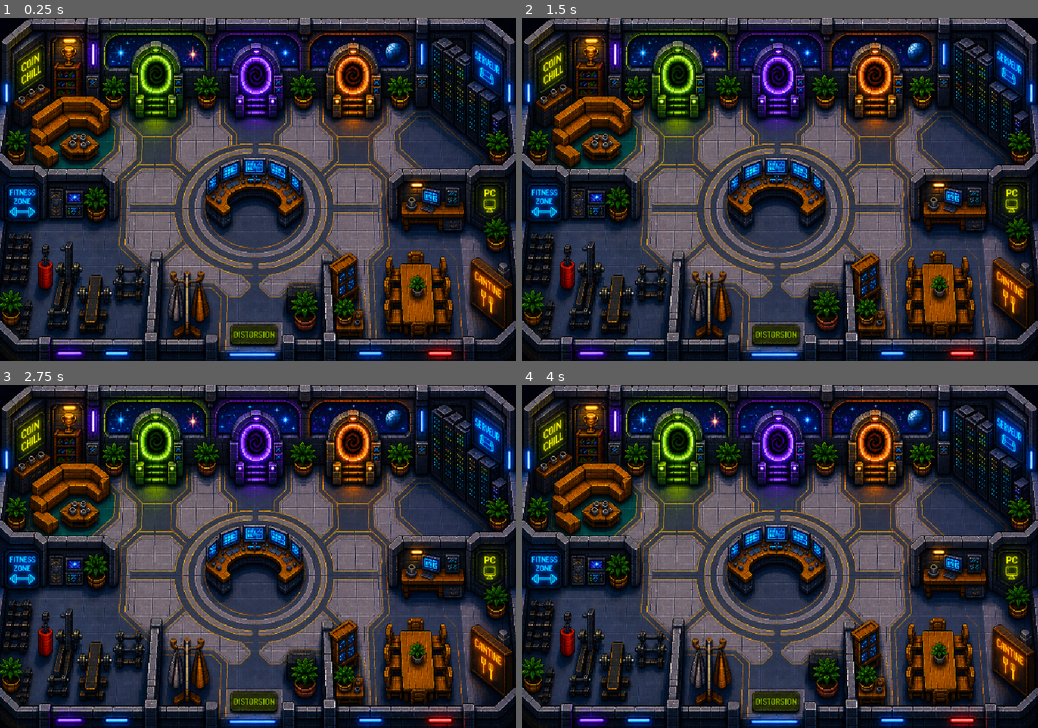
Above: before the commit, frames 1-4 (two rows, left to right).
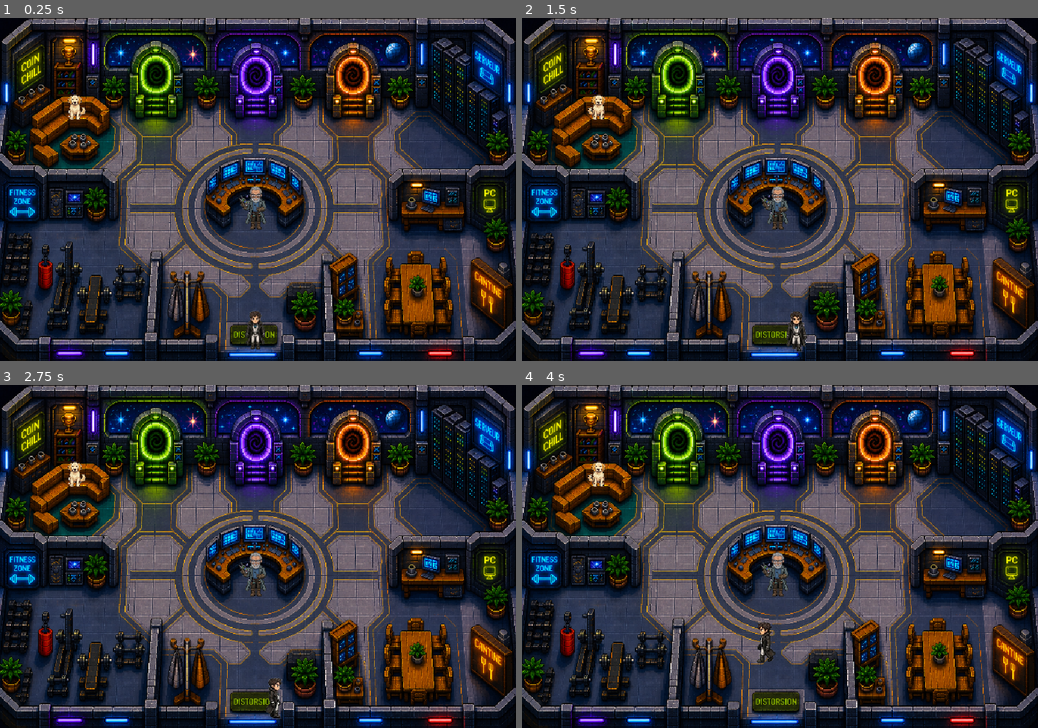
Above: after the commit, the same moments.

Repository: mbennab/Distortion
Game: Godot game, scene res://Main.tscn
Two runs of this game, one before a commit and one after it. Both use one fixed random seed, a clock stepped at 60 frames per second and the inputs below.
Inputs:
- Up to frame 1 (0.25 s): no input
- Up to frame 2 (1.5 s): tap Enter at 0.5 s; hold D (marche_droite) 0.53-1.28 s; hold E (interagir) 0.53-1.28 s; hold Down (marche_bas) from 1.28 s (still down); tap E (interagir) at 1.35 s
- Up to frame 3 (2.75 s): tap Space at 2 s; release Down (marche_bas) at 2.03 s; hold D (marche_droite) from 2.03 s (still down); hold E (interagir) from 2.03 s (still down)
- Up to frame 4 (4 s): release D (marche_droite) at 2.78 s; release E (interagir) at 2.78 s; hold Up (marche_haut) 2.78-3.53 s; tap E (interagir) at 2.85 s; hold A (marche_gauche) from 3.53 s (still down); hold E (interagir) from 3.53 s (still down)

The runs differ from the first frame. In frame 1, 0.8% of the frame differs, in the area x 13-52%, y 22-97%; in frame 2, 0.8%, in the area x 12-56%, y 22-98%; in frame 3, 0.8%; in frame 4, 0.8%.
Error before the commit: Parse Error: Function "filter_dialogue_bank()" not found in base self. (res://Scripts/DialogueSystem.gd:198)
Error after the commit: Invalid access to property or key 'reply_resolved' on a base object of type 'Node (DialogueSystem.gd)'. (res://MoyenAge/MoyenAge.gd:27)

Commit message:
feat(dialogue): parsing {text, action}, validation actions, historique conversation

Diff:
--- a/Scripts/DialogueSystem.gd
+++ b/Scripts/DialogueSystem.gd
@@ -109,6 +109,7 @@
 	is_active = false
 	current_npc = {}
 	current_npc_id = ""
+	conversation_history.clear()
 	dialogue_ended.emit()
 
 
@@ -190,24 +191,75 @@
 	if response_code != 200:
 		var err_body = body.get_string_from_utf8()
 		print("[DialogueSystem] API error: %s" % err_body.left(200))
-		dialogue_error.emit("API error %d: %s" % [response_code, err_body.left(200)])
+		dialogue_error.emit("Erreur API %d: %s" % [response_code, err_body.left(200)])
 		return
 
 	var reply_body = body.get_string_from_utf8()
 	print("[DialogueSystem] Response body: %s" % reply_body.left(300))
-	var replies = filter_dialogue_bank(current_npc_id)
+
+	# Parse the OpenRouter response
 	var api_response: Dictionary = {}
 	var json = JSON.new()
 	if json.parse(reply_body) == OK:
 		api_response = json.data
 
-	var reply_id = extract_reply_id(api_response)
-	print("[DialogueSystem] Extracted reply_id: '%s'" % reply_id)
-	var final_text = resolve_reply(reply_id, replies)
-	print("[DialogueSystem] Resolved text: '%s'" % final_text.left(100))
+	var choices = api_response.get("choices", [])
+	if choices.is_empty():
+		var fallback = get_fallback(current_npc_id, "unknown")
+		dialogue_response.emit(current_npc.get("name", "?"), fallback)
+		return
+
+	var content = choices[0].get("message", {}).get("content", "").strip_edges()
+
+	# Parse the AI's JSON response (expects {"text": "...", "action": null|{...}})
+	var ai_json = JSON.new()
+	var ai_data: Dictionary = {}
+	if ai_json.parse(content) == OK and ai_json.data is Dictionary:
+		ai_data = ai_json.data
+
 	var npc_name = current_npc.get("name", current_npc.get("id", "?"))
-	dialogue_response.emit(npc_name, final_text)
-	reply_resolved.emit(reply_id)
+	var text = ai_data.get("text", "")
+
+	# Fallback si le texte est vide
+	if text == "":
+		text = get_fallback(current_npc_id, "unknown")
+
+	# Ajouter la réponse PNJ à l'historique
+	conversation_history.append({"role": "npc", "text": text})
+	while conversation_history.size() > MAX_HISTORY:
+		conversation_history.pop_front()
+
+	print("[DialogueSystem] AI text: '%s'" % text.left(100))
+
+	# Émettre la réponse texte
+	dialogue_response.emit(npc_name, text)
+
+	# Valider et émettre l'action
+	var action = ai_data.get("action")
+	if action != null and action is Dictionary:
+		var valid_action = _validate_action(action)
+		if not valid_action.is_empty():
+			print("[DialogueSystem] Action validée: %s/%s" % [valid_action.type, valid_action.id])
+			action_triggered.emit(valid_action)
+		else:
+			print("[DialogueSystem] Action rejetée (invalide): %s" % str(action))
+
+
+func _validate_action(action: Dictionary) -> Dictionary:
+	if not action.has("type") or not action.has("id"):
+		return {}
+
+	var action_type = action.get("type", "")
+	var action_id = action.get("id", "")
+
+	for intent in current_npc.get("intentions", []):
+		var intent_action = intent.get("action")
+		if intent_action == null or not intent_action is Dictionary:
+			continue
+		if intent_action.get("type") == action_type and intent_action.get("id") == action_id:
+			return {"type": action_type, "id": action_id}
+
+	return {}
 
 
 func filter_intentions(npc_id: String) -> Array:
